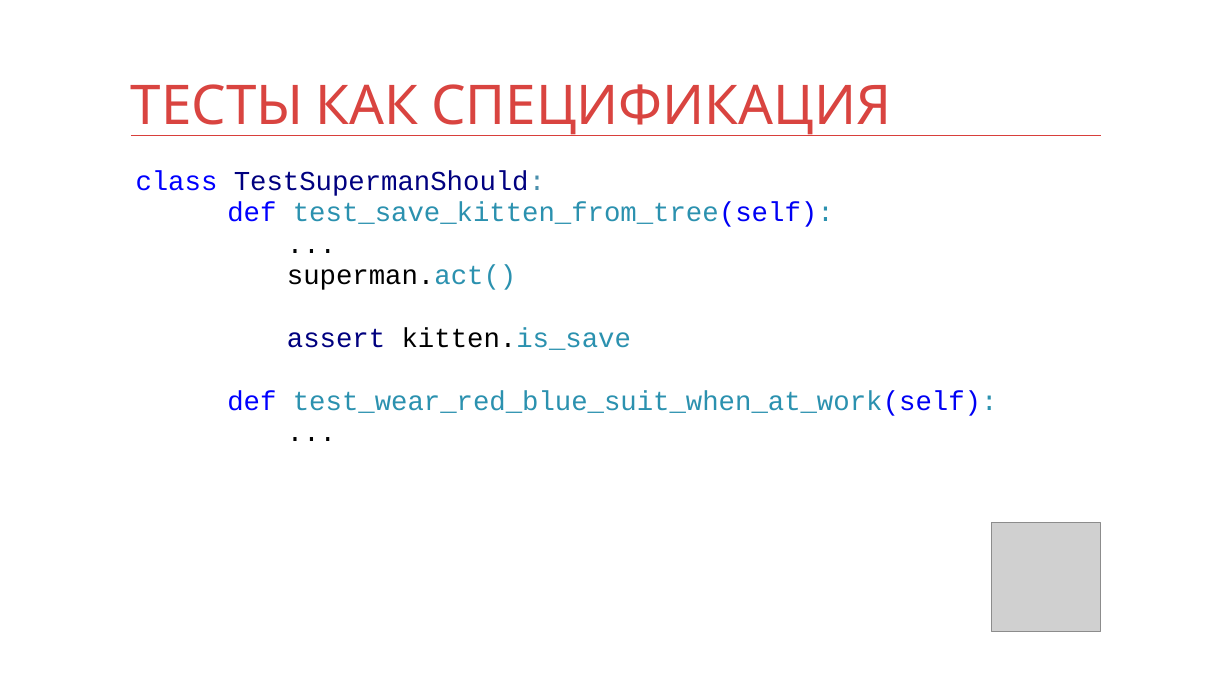
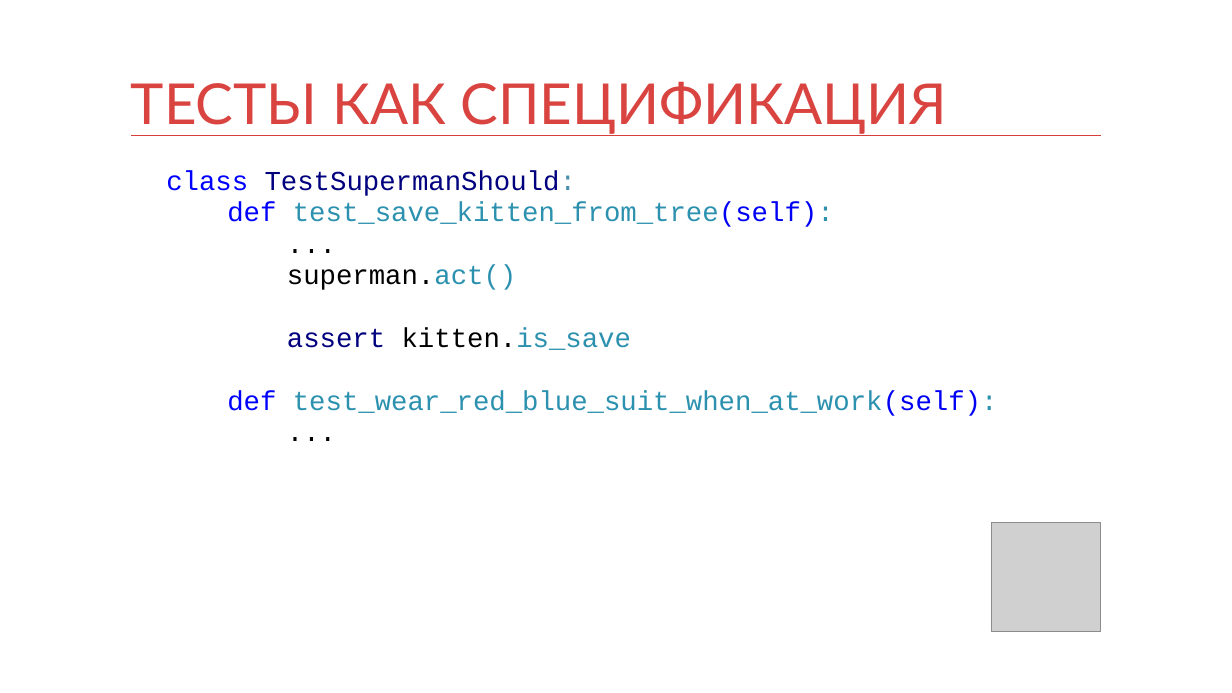
Before and after one commit to kontur-courses/testing, a slide deck: slide 6 of testing.pptx. Drawn at 1232x693 pixels with LibreOffice and Linux fonts; fonts in the diff are those of the drawing; grey boxes stand for pictures. Boxes give left, top, right and bottom in pixels: in the first picture for what was removed or moved away, otherwise in the second. Text is boxed around its words. In the diff, an @@ line names an element or a change of style, - is before the commit and + after.

```diff
--- a/testing.pptx
+++ b/testing.pptx
@@ title "ТЕСТЫ КАК СПЕЦИФИКАЦИЯ" at (131, 81, 947, 134): size 32 to 33 pt, font Cabin to Lato @@
@@ line (131, 136) - (1101, 136): stroke #D83F3B 0.25 pt to #D63E3A 1 pt @@
@@ text at (166, 170, 576, 196): indent changed @@
```
Also in this commit, not shown: 11 other slides changed.
